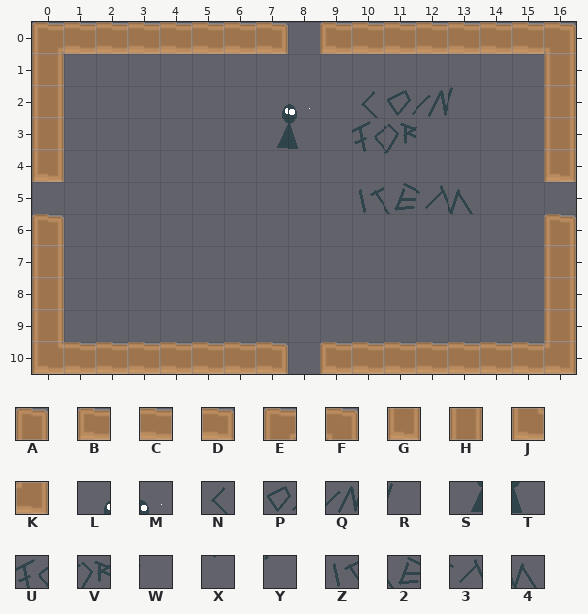
One commit to this Tiled map: core/assets/rooms/shop.tmx. Above is the file before it was changed.
Cells are 32x32 px. Shown: x 0..16, y 0..10.
Key: from "roguelikeDungeon_transparent": A 173, B 174, C 175, D 176, E 177, F 178, G 206, H 209, J 210, K 211, L 594, M 595, N 596, P 597, Q 598, R 599, S 627, T 628, U 629, V 630, W 631, X 662, Y 663, Z 694, 2 695, 3 696, 4 697.
_ is an empty cell.
Layers that did not change in this view are not listed.
Layer "TileLayer" before, first column x 0:
 0 ECCCCCCD_BCCCCCCF
 1 H_______________H
 2 H______LM_NPQR__H
 3 H______ST_UVW___H
 4 G_________XY____G
 5 __________Z234___
 6 A_______________A
 7 H_______________H
 8 H_______________H
 9 H_______________H
10 JCCCCCCD_BCCCCCCK
The result:
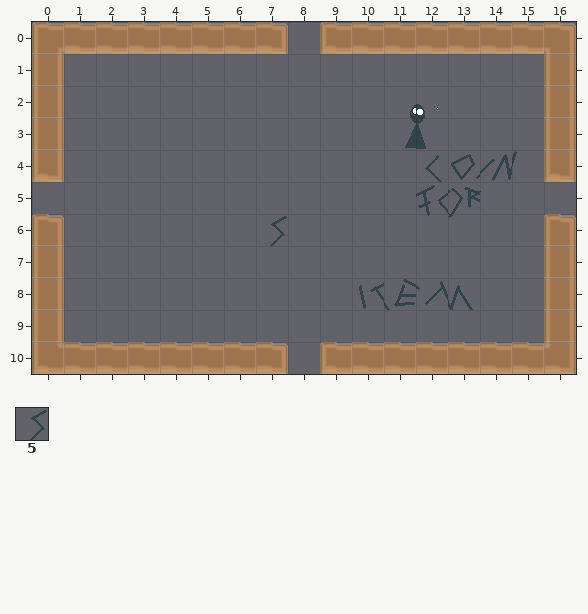
Further tiles: from "roguelikeDungeon_transparent": 5 636.
From old to new:
Changed rows in their new state; . is an unchanged cell.
Layer "TileLayer":
first column x 7:
 2 __.____
 3 __.___.
 5 ...____
Layer "DestructibleLayer":
first column x 7:
 2 ....LM...
 3 ....ST...
 4 .....NPQR
 5 .....UV..
 6 5........
 8 ...Z234..
Changed places in both pictures, as pixel boxes (x1, y1, x2, y2):
removed: (277, 104, 310, 149)
changed: (352, 87, 517, 214)
added: (270, 216, 287, 246)
added: (359, 279, 473, 310)
